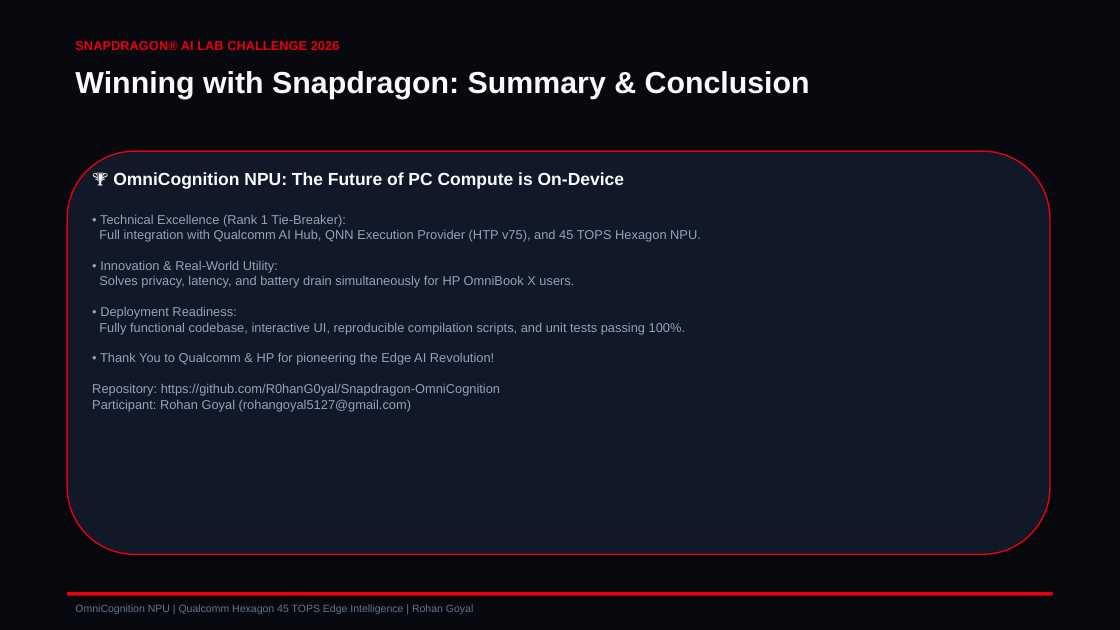
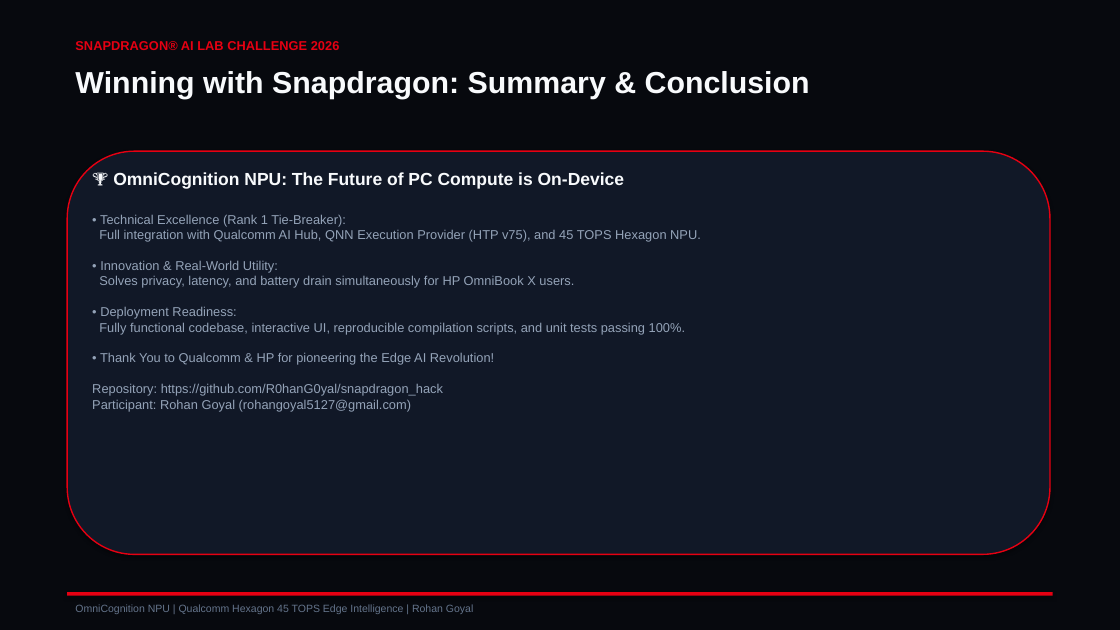
Before and after one commit to R0hanG0yal/snapdragon_hack, a slide deck: slide 12 of exports/OmniCognition_Pitch_Presentation.pptx. Drawn at 1120x630 pixels with LibreOffice and Linux fonts; fonts in the diff are those of the drawing. Boxes give left, top, right and bottom in pixels: in the first picture for what was removed or moved away, otherwise in the second. Text is boxed around its words. In the diff, an @@ line names an element or a change of style, - is before the commit and + after.

Commit message:
docs: update repository references to https://github.com/R0hanG0yal/snapdragon_hack

```diff
--- a/exports/OmniCognition_Pitch_Presentation.pptx
+++ b/exports/OmniCognition_Pitch_Presentation.pptx
@@ text at [92,214,701,411]: text changed @@
-• Technical Excellence (Rank 1 Tie-Breaker):
-Full integration with Qualcomm AI Hub, QNN Execution Provider (HTP v75), and 45 TOPS Hexagon NPU.
-• Innovation & Real-World Utility:
-Solves privacy, latency, and battery drain simultaneously for HP OmniBook X users.
-• Deployment Readiness:
-Fully functional codebase, interactive UI, reproducible compilation scripts, and unit tests passing 100%.
-• Thank You to Qualcomm & HP for pioneering the Edge AI Revolution!
-Repository: https://github.com/R0hanG0yal/Snapdragon-OmniCognition
-Participant: Rohan Goyal (rohangoyal5127@gmail.com)
+• Technical Excellence (Rank 1 Tie-Breaker):
+Full integration with Qualcomm AI Hub, QNN Execution Provider (HTP v75), and 45 TOPS Hexagon NPU.
+• Innovation & Real-World Utility:
+Solves privacy, latency, and battery drain simultaneously for HP OmniBook X users.
+• Deployment Readiness:
+Fully functional codebase, interactive UI, reproducible compilation scripts, and unit tests passing 100%.
+• Thank You to Qualcomm & HP for pioneering the Edge AI Revolution!
+Repository: https://github.com/R0hanG0yal/snapdragon_hack
+Participant: Rohan Goyal (rohangoyal5127@gmail.com)
```
Also in this commit, not shown: 6 other files.
